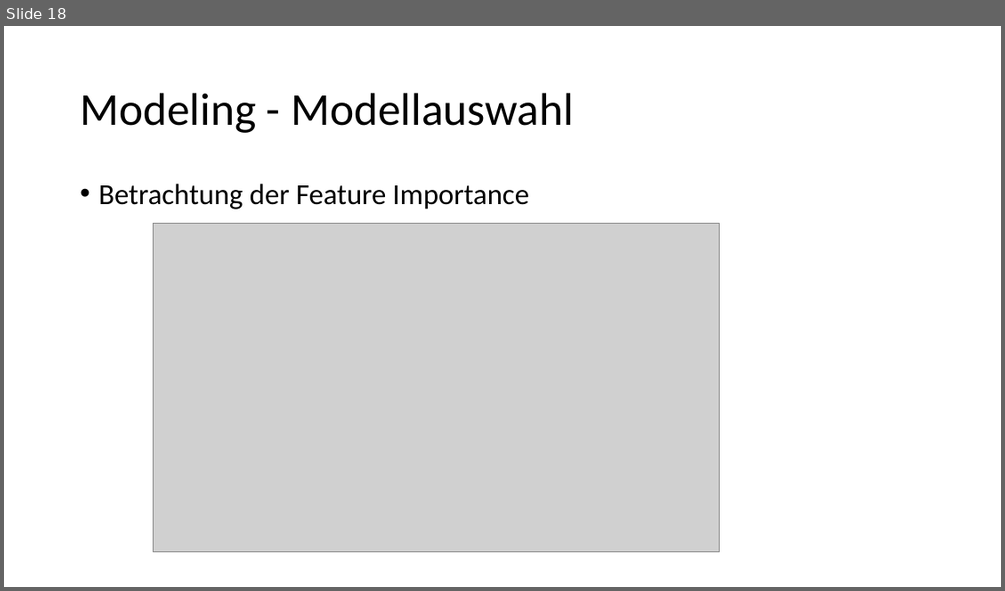
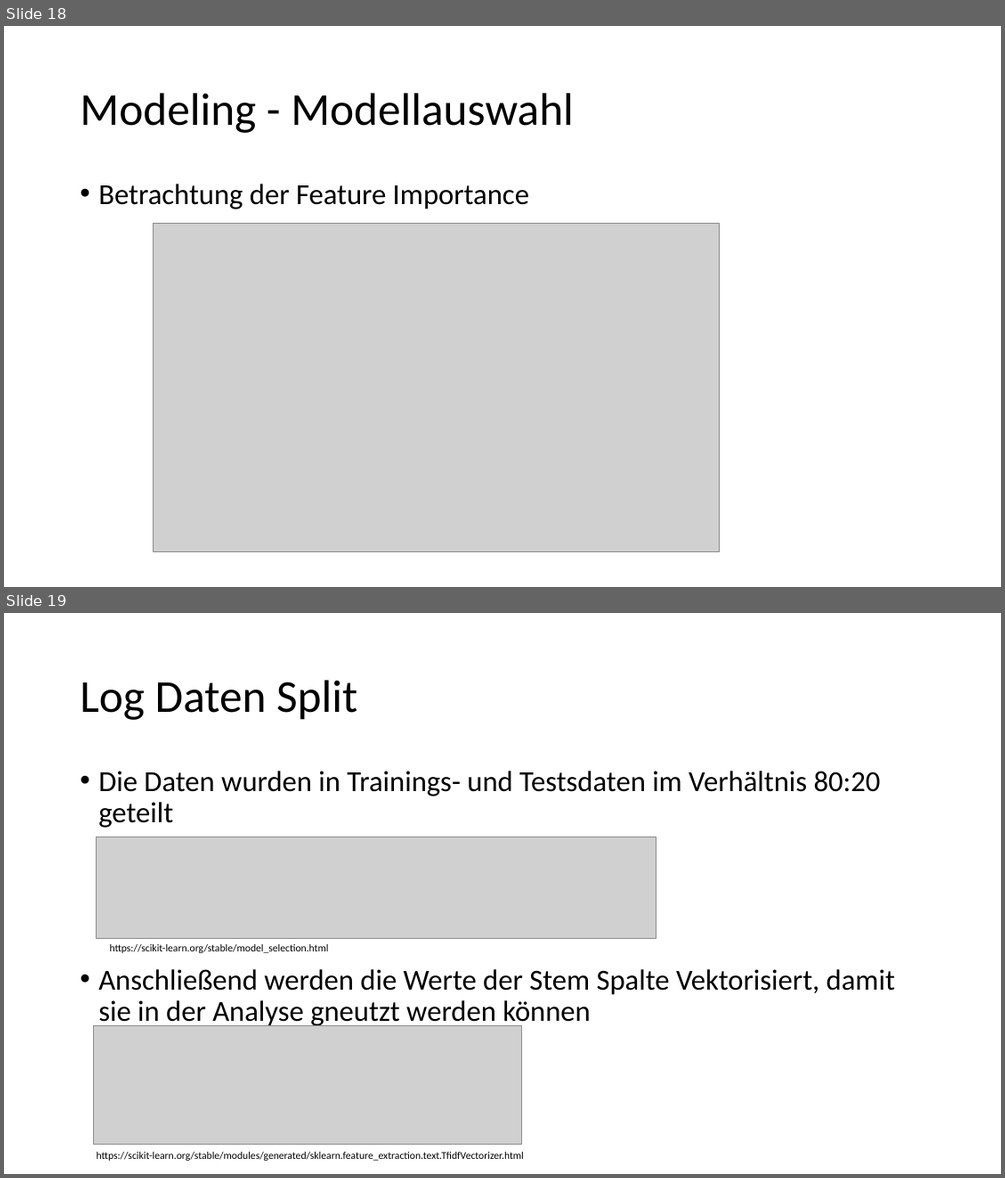
Before and after one commit to Flitschi7/big-data-management, a slide deck: Organisational/Dokumentation HHZ Rocket Project.pptx. Shown one above the other, each under a label of ours: slide 18 before the commit, slides 18 and 19 after it. The pictures are 1005x591 and 1005x1178 pixels, drawn with LibreOffice and Linux fonts; fonts in the diff are those of the drawing; grey boxes stand for pictures. Boxes give left, top, right and bottom in pixels: in the first picture for what was removed or moved away, otherwise in the second. Text is boxed around its words. In the diff, an @@ line names an element or a change of style, - is before the commit and + after.

```diff
--- a/Organisational/Dokumentation HHZ Rocket Project.pptx
+++ b/Organisational/Dokumentation HHZ Rocket Project.pptx
@@ slide 19 added at (4, 613, 1001, 1174), background #FFFFFF @@
@@ title added at (80, 680, 357, 720), 44 pt, text #000000 @@
+Log Daten Split
@@ text added at (98, 771, 895, 1028), 28 pt, text #000000 @@
+• Die Daten wurden in Trainings- und Testsdaten im Verhältnis 80:20 geteilt
+• Anschließend werden die Werte der Stem Spalte Vektorisiert, damit sie in der Analyse gneutzt werden können
@@ picture added at (96, 836, 655, 938) @@
@@ text added at (110, 944, 329, 953), 10 pt, text #000000 @@
+https://scikit-learn.org/stable/model_selection.html
@@ picture added at (94, 1026, 521, 1144) @@
@@ text added at (97, 1151, 524, 1160), 10 pt, text #000000 @@
+https://scikit-learn.org/stable/modules/generated/sklearn.feature_extraction.text.TfidfVectorizer.html
```
Also in this commit, not shown: 7 slides changed, 1 other slide added, 1 slide removed.
